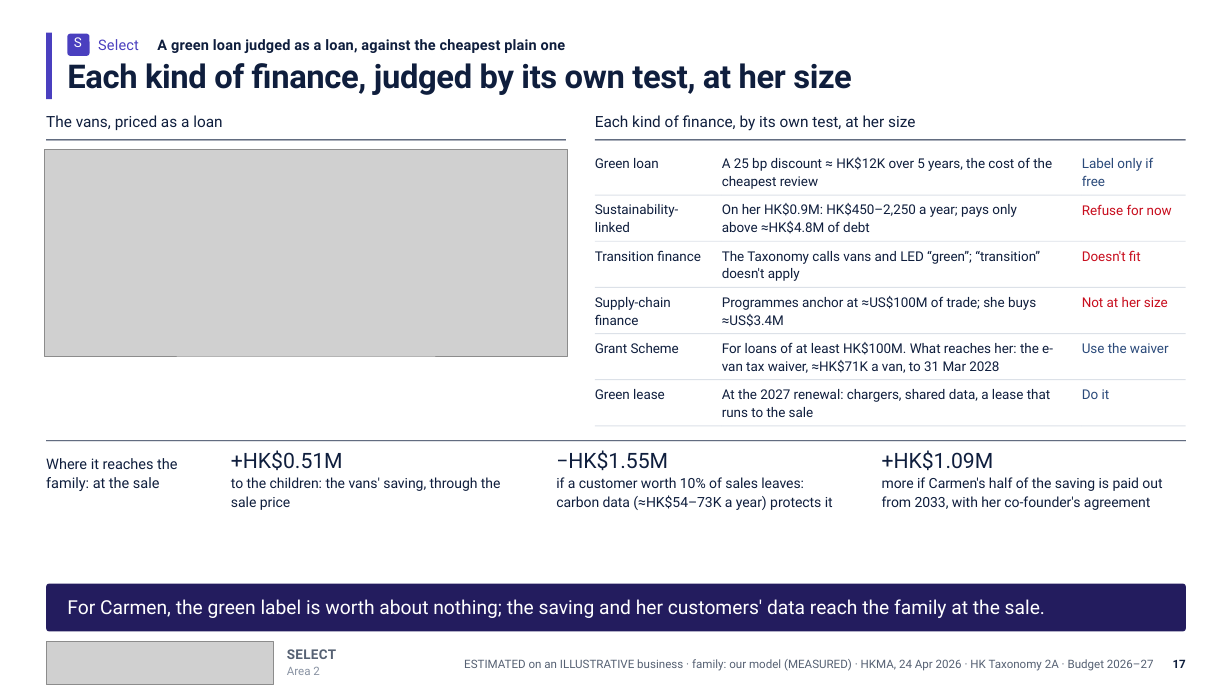
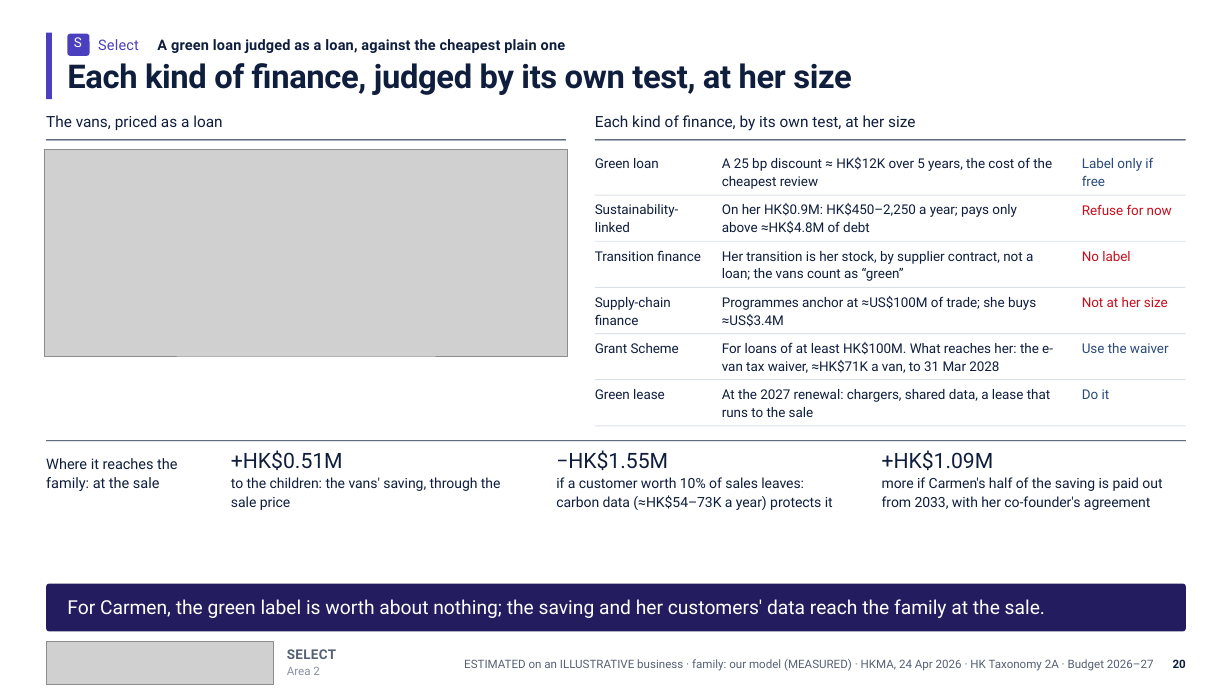
Before and after one commit to Peeradonn/finplan, a slide deck: slide 20 of Final/deck/Axis.pptx (slide 17 before the commit). Drawn at 1232x693 pixels with LibreOffice and Linux fonts; fonts in the diff are those of the drawing; grey boxes stand for pictures. Boxes give left, top, right and bottom in pixels: in the first picture for what was removed or moved away, otherwise in the second. Text is boxed around its words. In the diff, an @@ line names an element or a change of style, - is before the commit and + after.

```diff
--- a/Final/deck/Axis.pptx
+++ b/Final/deck/Axis.pptx
@@ text at bbox=[722, 251, 1033, 281]: text changed @@
-The Taxonomy calls vans and LED “green”; “transition”
-doesn't apply
+Her transition is her stock, by supplier contract, not a
+loan; the vans count as “green”
@@ text at bbox=[1082, 251, 1130, 261]: text changed @@
-Doesn't fit
+No label
@@ text at bbox=[1173, 659, 1186, 668]: text changed @@
-17
+20
```
Also in this commit, not shown: 17 other slides changed, 6 slides added, 2 slides removed, 5 other files.
